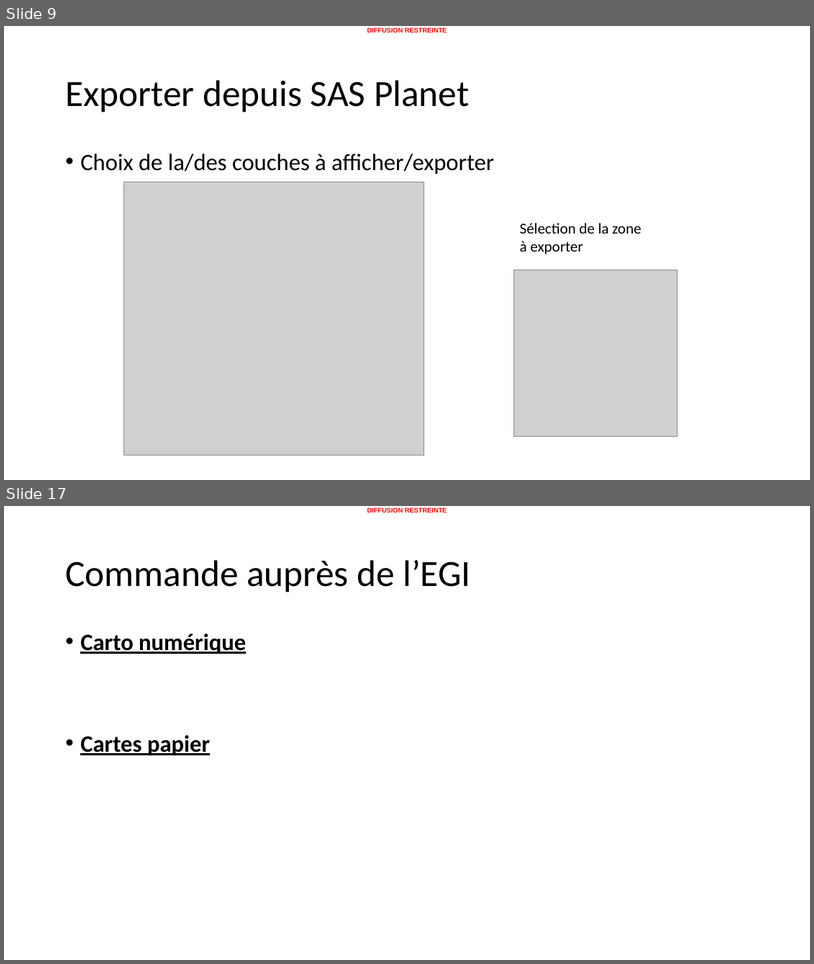
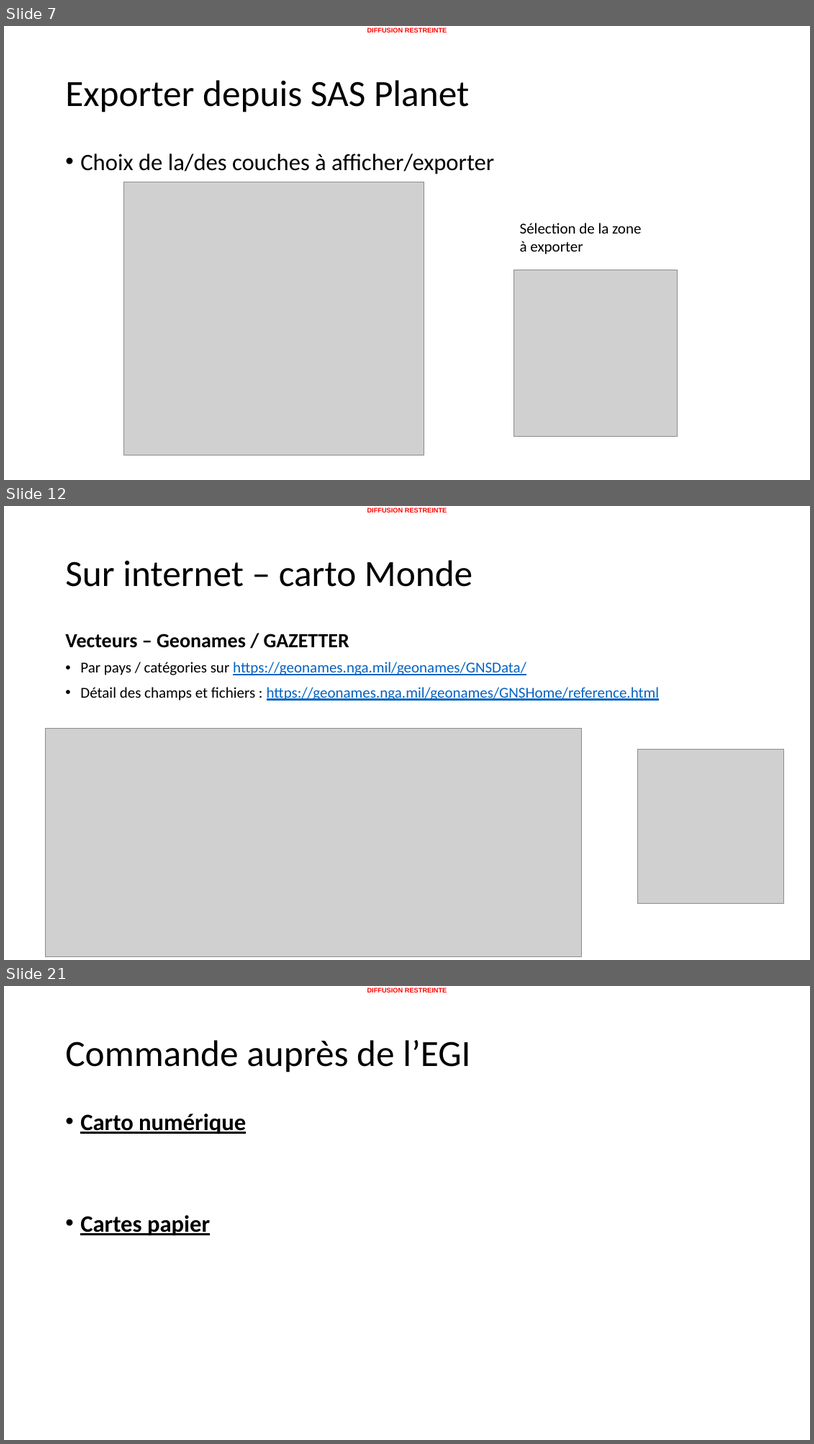
Before and after one commit to 20100dbg/OutilsGeo, a slide deck: cours/Guide - obtenir des cartes.pptx. Shown one above the other, each under a label of ours: slides 9 and 17 before the commit, slides 7, 12 and 21 after it; the slides between them are not shown. The pictures are 814x964 and 814x1444 pixels, drawn with LibreOffice and Linux fonts; fonts in the diff are those of the drawing; grey boxes stand for pictures; background and template pictures are left out. Boxes give left, top, right and bottom in pixels: in the first picture for what was removed or moved away, otherwise in the second. Text is boxed around its words. In the diff, an @@ line names an element or a change of style, - is before the commit and + after.

```diff
--- a/cours/Guide - obtenir des cartes.pptx
+++ b/cours/Guide - obtenir des cartes.pptx
@@ slide 12 added at [4, 506, 810, 960], background #FFFFFF; not listed: 1 template element that a slide beside it also shows @@
@@ title added at [65, 560, 473, 587], 44 pt, text #000000 @@
+Sur internet – carto Monde
@@ text added at [65, 633, 660, 700], 18 pt, text #0563C1, underline @@
+Vecteurs – Geonames / GAZETTER
+• Par pays / catégories sur https://geonames.nga.mil/geonames/GNSData/
+• Détail des champs et fichiers : https://geonames.nga.mil/geonames/GNSHome/reference.html
@@ picture added at [46, 728, 581, 957] @@
@@ picture added at [638, 749, 784, 903] @@
@@ what was slide 9 is now slide 7 @@
@@ what was slide 17 is now slide 21 @@
```
Also in this commit, not shown: 8 slides changed, 9 other slides added, 6 slides removed, 1 other file.
